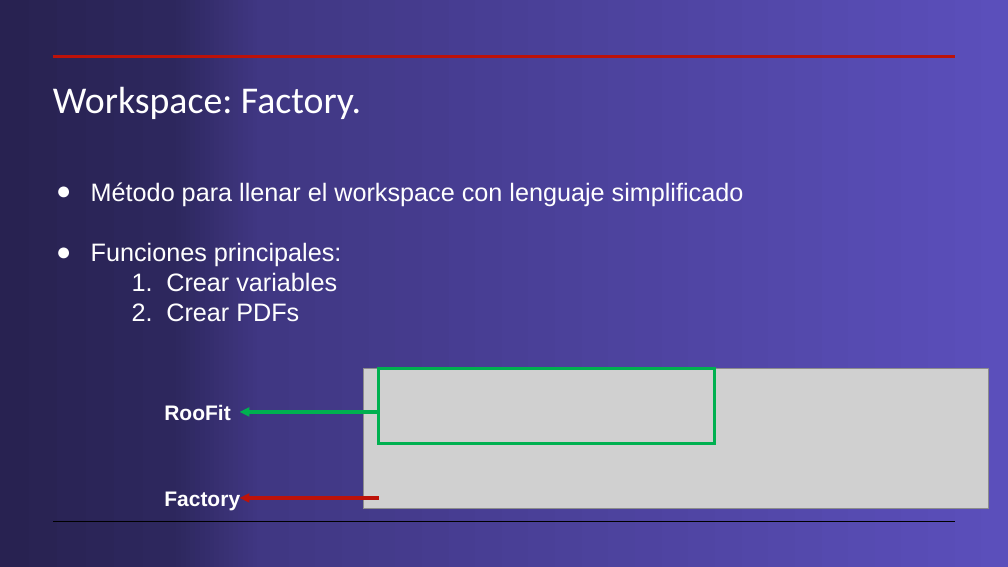
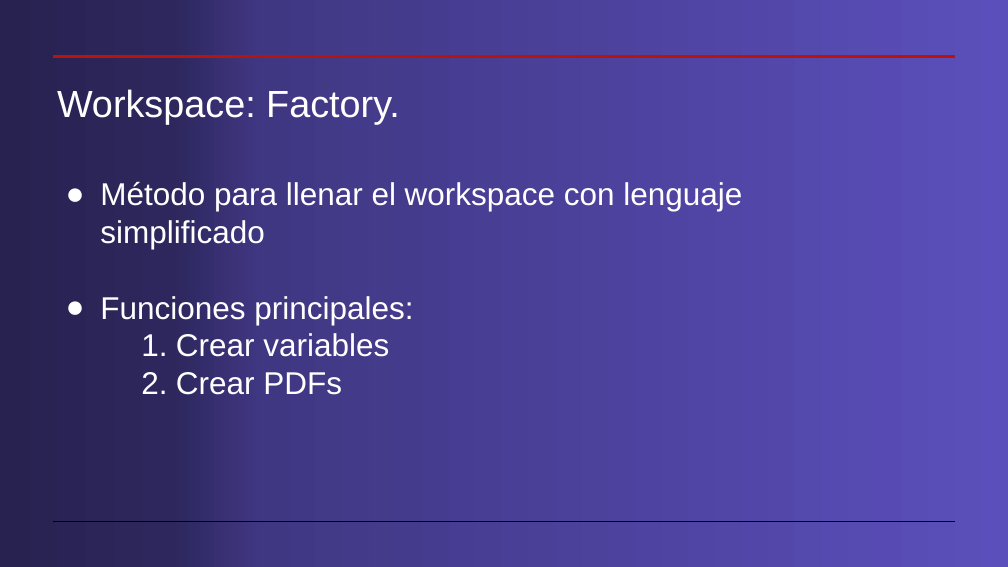
Before and after one commit to cdavidgutierrez/ProyectoFinal_CERN_ROOT, a slide deck: slide 7 of Workspaces en root.pptx (slide 9 before the commit). Drawn at 1008x567 pixels with LibreOffice and Linux fonts; fonts in the diff are those of the drawing; grey boxes stand for pictures. Boxes give left, top, right and bottom in pixels: in the first picture for what was removed or moved away, otherwise in the second. Text is boxed around its words. In the diff, an @@ line names an element or a change of style, - is before the commit and + after.

```diff
--- a/Workspaces en root.pptx
+++ b/Workspaces en root.pptx
@@ title "Workspace: Factory." at (x1=57, y1=89, x2=400, y2=124): font Calibri to Arial @@
@@ text "Método para llenar el workspace ..." moved from (x1=91, y1=182, x2=744, y2=322) to (x1=100, y1=182, x2=742, y2=395) @@
@@ text "Método para llenar el workspace ..." at (x1=100, y1=182, x2=742, y2=395): size 24 to 30 pt @@
@@ picture removed at (x1=363, y1=369, x2=988, y2=509) @@
@@ rectangle removed at (x1=379, y1=369, x2=715, y2=443) @@
@@ text removed at (x1=164, y1=404, x2=231, y2=420) @@
-RooFit
@@ arrow removed from (379, 412) to (240, 412) @@
@@ text removed at (x1=164, y1=491, x2=240, y2=510) @@
-Factory
@@ arrow removed from (379, 498) to (240, 498) @@
```
Also in this commit, not shown: 15 other slides changed, 10 slides added, 6 slides removed, 4 other files.
